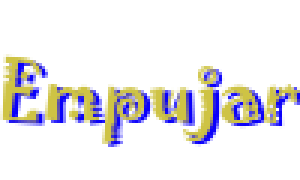
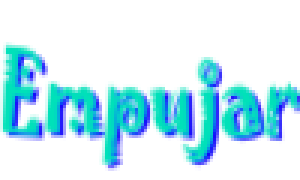
Comparing the layer stacks of the two 300px x 180px images. Changes:
hid "hover text" over <box>0,54,300,144</box>
added layer "visible" above "Empujar #1" over <box>0,42,300,171</box>
hid "Empujar" over <box>6,57,300,147</box>
